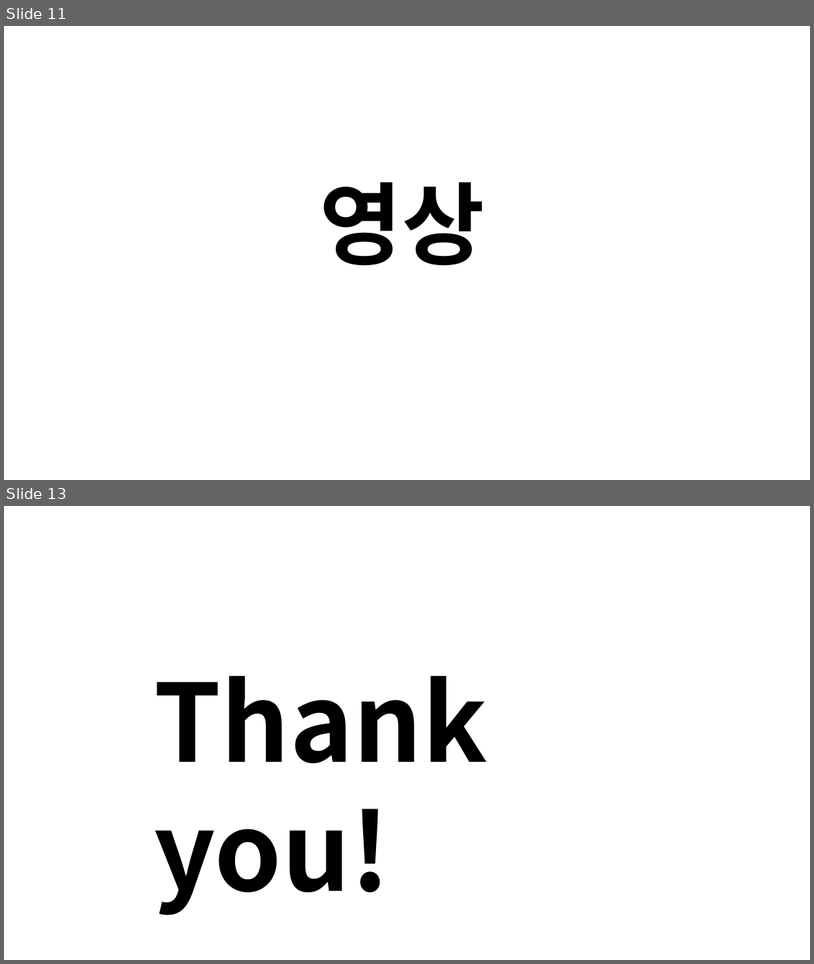
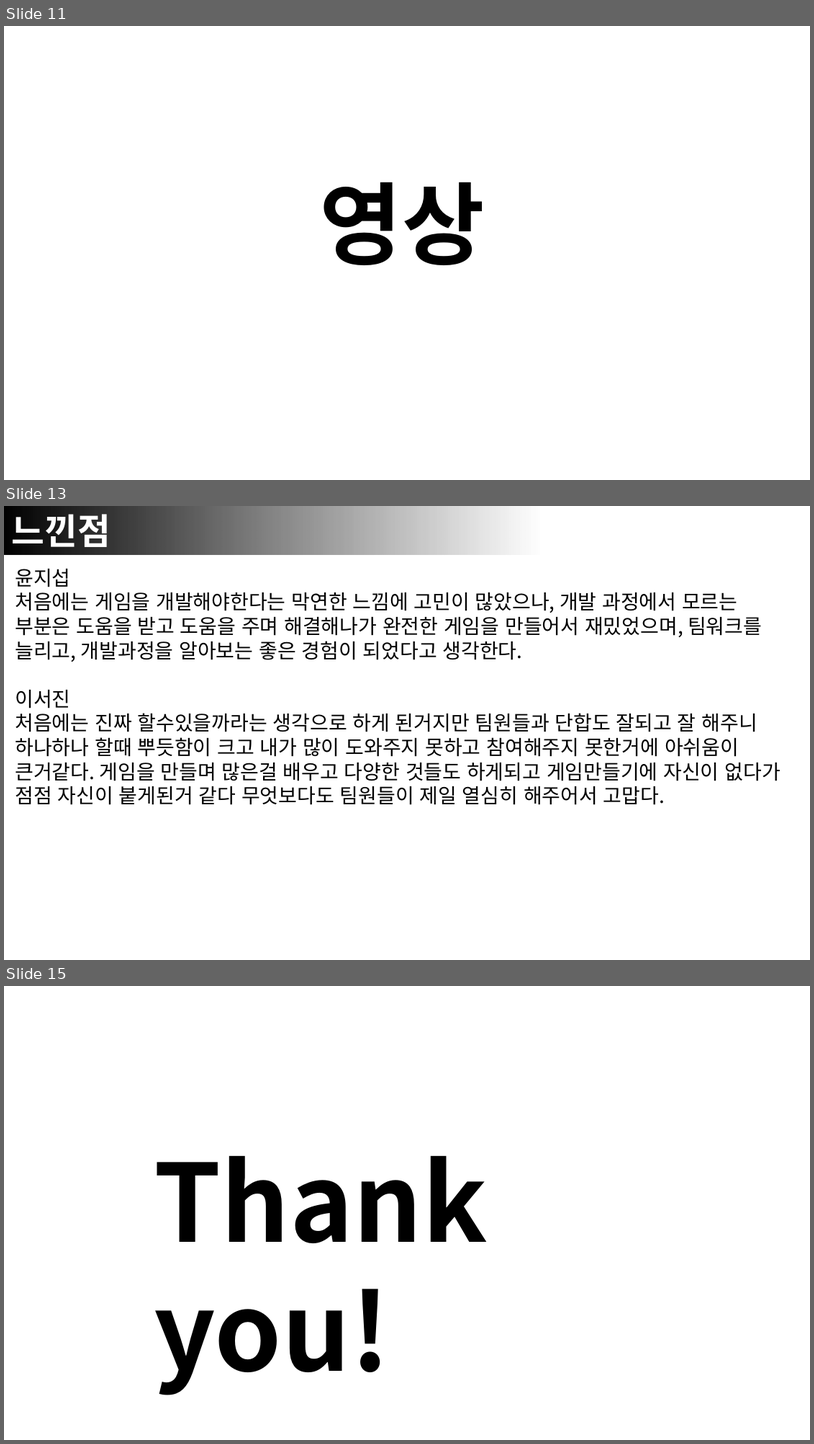
Before and after one commit to MyeonzinSon/RhythmFamily, a slide deck: 3조 발표자료.pptx. Shown one above the other, each under a label of ours: slides 11 and 13 before the commit, slides 11, 13 and 15 after it; the slides between them are not shown. The pictures are 814x964 and 814x1444 pixels, drawn with LibreOffice and Linux fonts; fonts in the diff are those of the drawing. Boxes give left, top, right and bottom in pixels: in the first picture for what was removed or moved away, otherwise in the second. Text is boxed around its words. In the diff, an @@ line names an element or a change of style, - is before the commit and + after.

```diff
--- a/3조 발표자료.pptx
+++ b/3조 발표자료.pptx
@@ slide 13 added at <box>4,506,810,960</box>, background #FFFFFF @@
@@ rectangle added at <box>4,506,540,554</box>, fill gradient #000000, 32 pt, text #FFFFFF, bold @@
+느낀점
@@ text added at <box>15,569,781,805</box>, 18 pt, text #000000 @@
+윤지섭
+처음에는 게임을 개발해야한다는 막연한 느낌에 고민이 많았으나, 개발 과정에서 모르는 부분은 도움을 받고 도움을 주며 해결해나가 완전한 게임을 만들어서 재밌었으며, 팀워크를 늘리고, 개발과정을 알아보는 좋은 경험이 되었다고 생각한다.
+이서진
+처음에는 진짜 할수있을까라는 생각으로 하게 된거지만 팀원들과 단합도 잘되고 잘 해주니 하나하나 할때 뿌듯함이 크고 내가 많이 도와주지 못하고 참여해주지 못한거에 아쉬움이 큰거같다. 게임을 만들며 많은걸 배우고 다양한 것들도 하게되고 게임만들기에 자신이 없다가 점점 자신이 붙게된거 같다 무엇보다도 팀원들이 제일 열심히 해주어서 고맙다.
@@ what was slide 13 is now slide 15 @@
```
Also in this commit, not shown: 1 slide changed, 1 other slide added, 57 other files.
